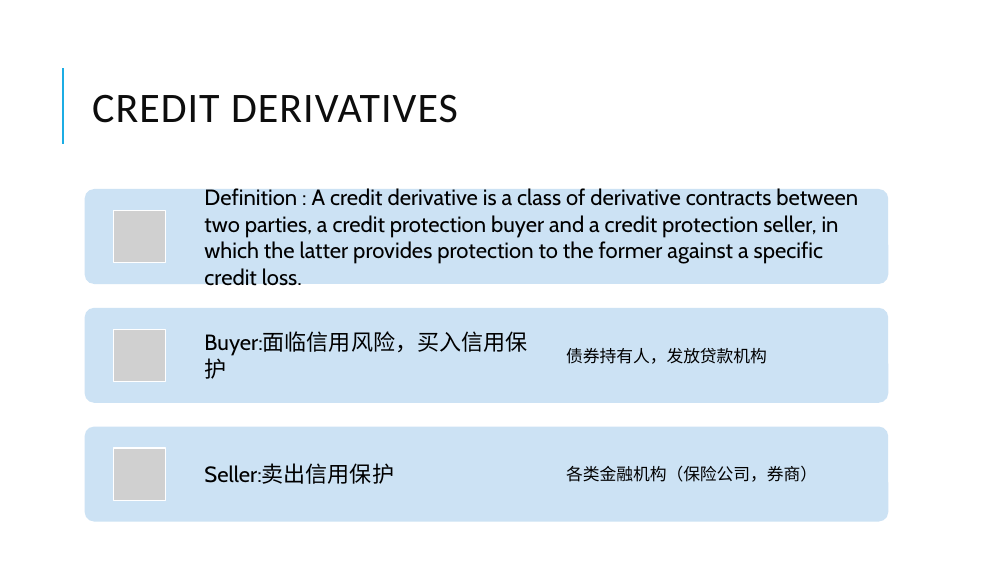
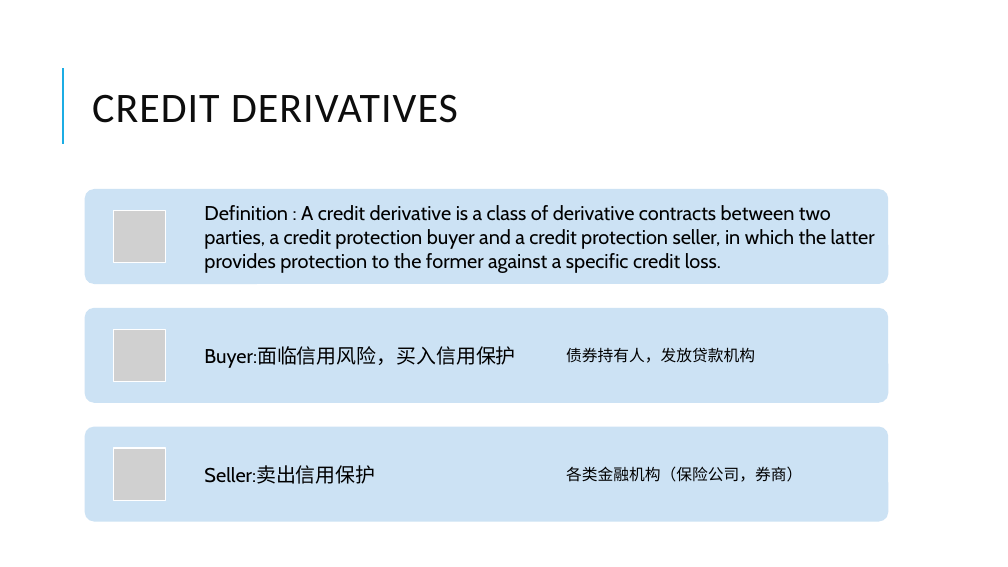
Before and after one commit to Isco0530/data, a slide deck: slide 46 of Derivatives.pptx. Drawn at 1008x567 pixels with LibreOffice and Linux fonts; fonts in the diff are those of the drawing; grey boxes stand for pictures. Boxes give left, top, right and bottom in pixels: in the first picture for what was removed or moved away, otherwise in the second. Text is boxed around its words. In the diff, an @@ line names an element or a change of style, - is before the commit and + after.

```diff
--- a/Derivatives.pptx
+++ b/Derivatives.pptx
@@ text "债券持有人，发放贷款机构" at (566, 347, 755, 363): size 16 to 15 pt @@
@@ size 21 to 19 pt in 3 elements at (204, 205, 875, 273), (204, 346, 515, 368), (204, 465, 375, 484) @@
@@ text "各类金融机构（保险公司，券商）" at (566, 466, 802, 482): size 16 to 15 pt @@
```
Also in this commit, not shown: 6 other slides changed.
